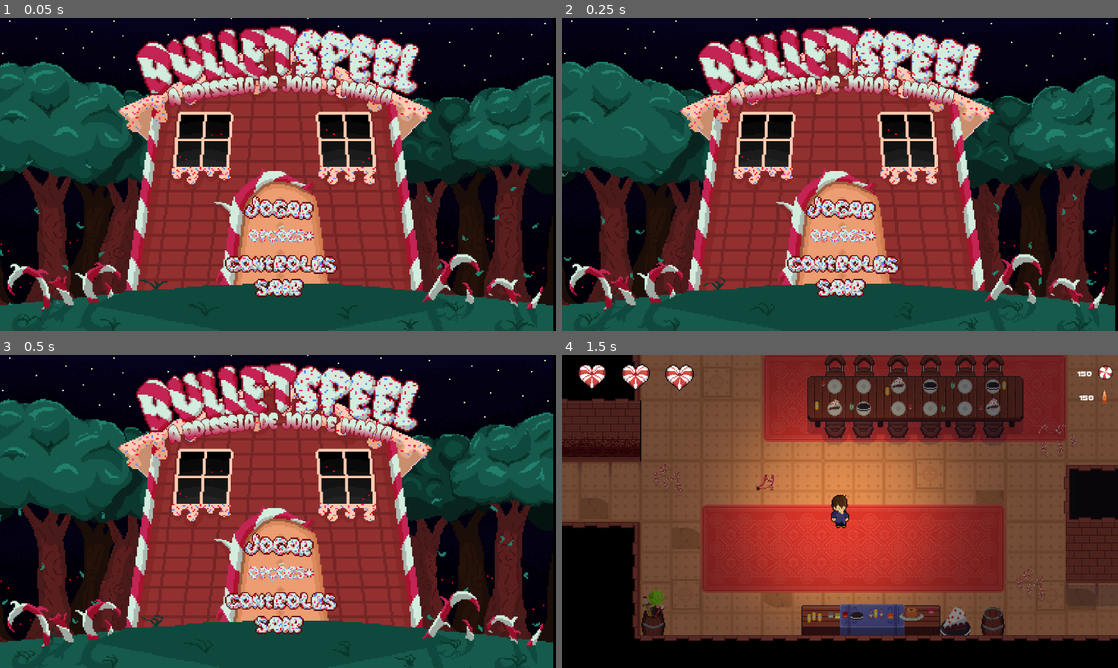
Above: before the commit, frames 1-4 (two rows, left to right).
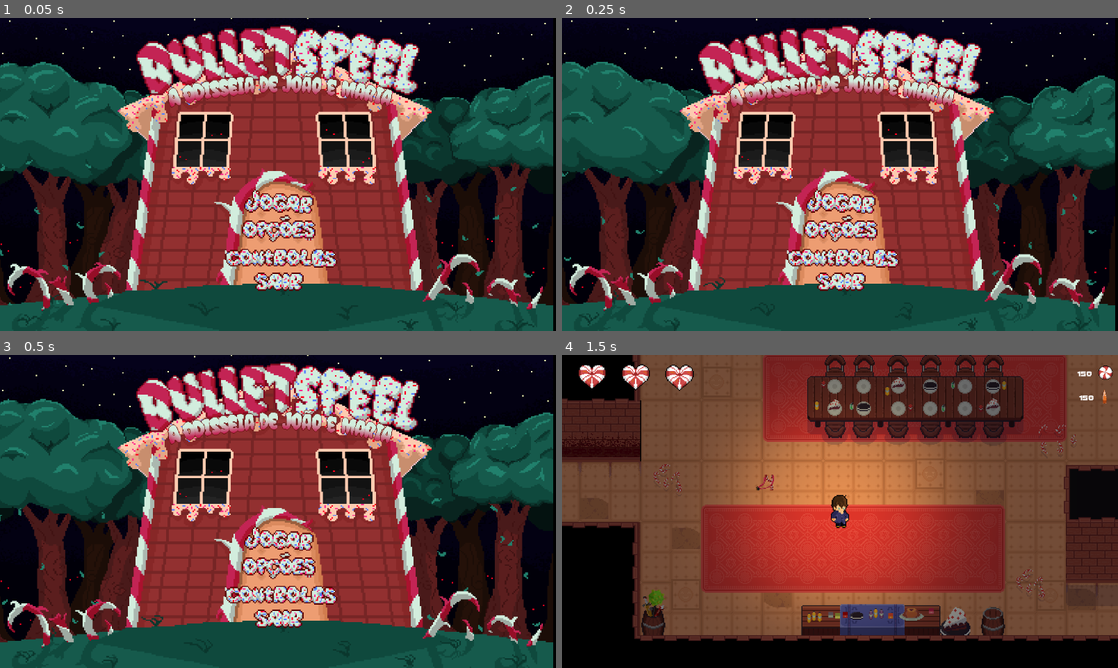
Above: after the commit, the same moments.

Repository: mtab-dev/bulletspeel
Game: Godot game, scene res://scenes/levels/main_menu.tscn
Two runs of this game, one before a commit and one after it. Both use one fixed random seed, a clock stepped at 60 frames per second and the inputs below. Sound files missing from this copy of the repository are replaced by a short silence.
Inputs (mouse positions are in pixels of both pictures, inside the frame that each line leads up to; where the layout moved, square brackets give the same spot in the first picture):
- Up to frame 1 (0.05 s): no input
- Up to frame 2 (0.25 s): no input
- Up to frame 3 (0.5 s): no input
- Up to frame 4 (1.5 s): click (840, 533) [840, 539] at 0.5 s; click "PRESS HERE TO PLAY" at 1.25 s

The runs differ from the first frame. In frame 1, 3.5% of the frame differs, in the area x 40-61%, y 54-90%; in frame 2, 3.5%; in frame 3, 3.5%; in frame 4, nothing differs.

Commit message:
ui: new options buttons

Diff:
--- a/scenes/levels/main_menu.tscn
+++ b/scenes/levels/main_menu.tscn
@@ -208,8 +208,9 @@
 [node name="menu" type="Control" parent="."]
 process_mode = 3
 anchors_preset = 0
+offset_top = -13.0
 offset_right = 40.0
-offset_bottom = 40.0
+offset_bottom = 27.0
 
 [node name="play" type="Button" parent="menu"]
 process_mode = 3
@@ -253,10 +254,10 @@
 anchors_preset = 15
 anchor_right = 1.0
 anchor_bottom = 1.0
-offset_left = 511.0
-offset_top = 430.0
-offset_right = 596.0
-offset_bottom = 430.0
+offset_left = 490.0
+offset_top = 416.0
+offset_right = 634.0
+offset_bottom = 440.0
 grow_horizontal = 2
 grow_vertical = 2
 size_flags_horizontal = 4
@@ -301,6 +302,7 @@
 bus = &"fx"
 
 [node name="sceneMorph" type="AudioStreamPlayer2D" parent="."]
+scale = Vector2(2, 2)
 stream = ExtResource("43_tdf6v")
 bus = &"fx"
 
Binary file changed: sprites/ui/menu/options.webp
